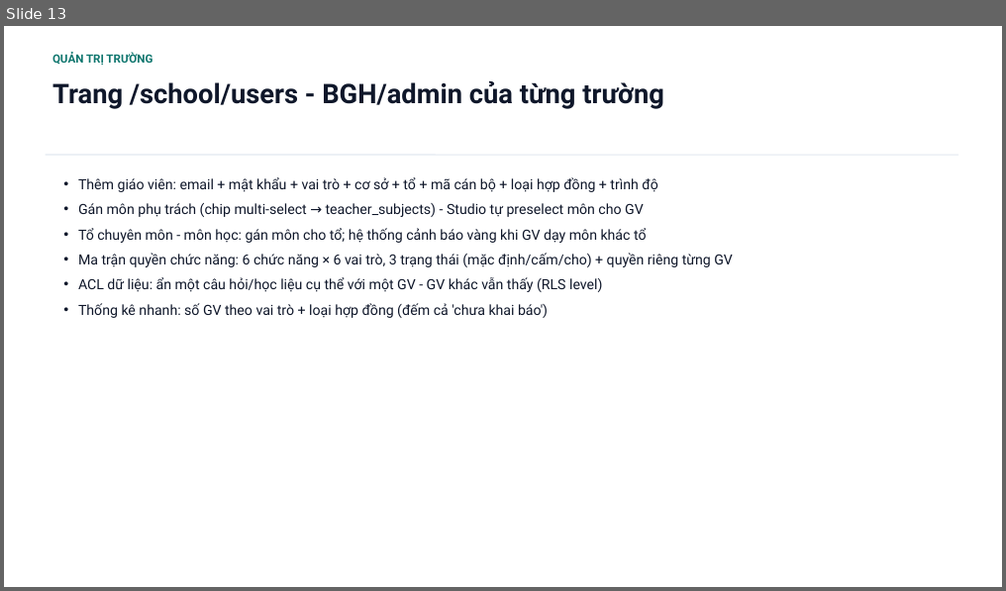
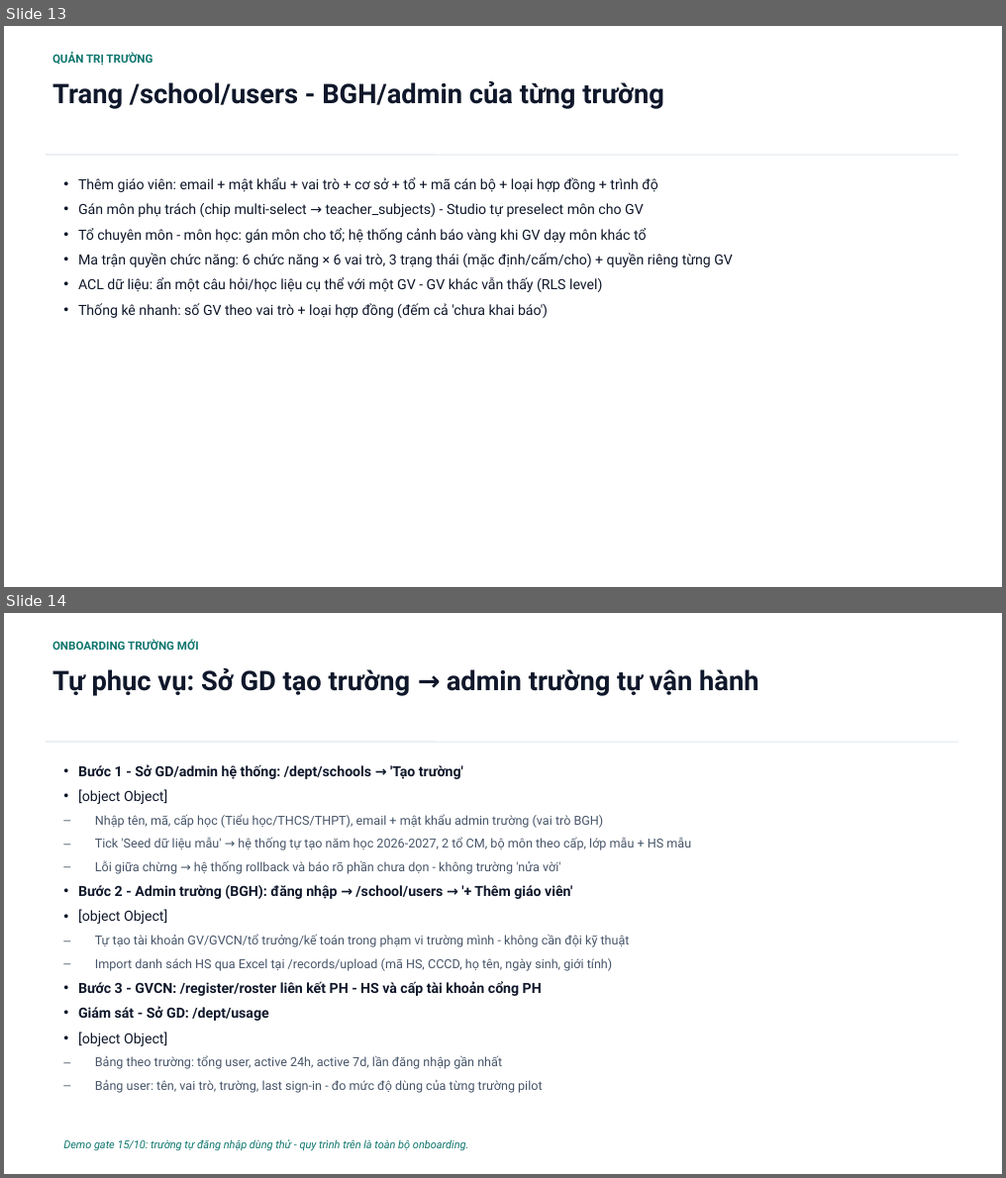
Before and after one commit to saintzzz/so-chu-nhiem-so, a slide deck: docs/handover/USER-GUIDE-vieschool.pptx. Shown one above the other, each under a label of ours: slide 13 before the commit, slides 13 and 14 after it. The pictures are 1006x591 and 1006x1178 pixels, drawn with LibreOffice and Linux fonts; fonts in the diff are those of the drawing. Boxes give left, top, right and bottom in pixels: in the first picture for what was removed or moved away, otherwise in the second. Text is boxed around its words. In the diff, an @@ line names an element or a change of style, - is before the commit and + after.

```diff
--- a/docs/handover/USER-GUIDE-vieschool.pptx
+++ b/docs/handover/USER-GUIDE-vieschool.pptx
@@ slide 14 added at [4,613,1002,1174], background #FFFFFF @@
@@ text added at [53,639,199,650], 11 pt, text #0F766E, bold @@
+ONBOARDING TRƯỜNG MỚI
@@ text added at [53,667,758,696], 26 pt, text #0F172A, bold @@
+Tự phục vụ: Sở GD tạo trường → admin trường tự vận hành
@@ line added from (46, 742) to (958, 742), #E2E8F0 1 pt @@
@@ text added at [78,764,691,1093], 12 pt, text #475569 @@
+• Bước 1 - Sở GD/admin hệ thống: /dept/schools → 'Tạo trường'
+• [object Object]
+– Nhập tên, mã, cấp học (Tiểu học/THCS/THPT), email + mật khẩu admin trường (vai trò BGH)
+– Tick 'Seed dữ liệu mẫu' → hệ thống tự tạo năm học 2026-2027, 2 tổ CM, bộ môn theo cấp, lớp mẫu + HS mẫu
+– Lỗi giữa chừng → hệ thống rollback và báo rõ phần chưa dọn - không trường 'nửa vời'
+• Bước 2 - Admin trường (BGH): đăng nhập → /school/users → '+ Thêm giáo viên'
+• [object Object]
+– Tự tạo tài khoản GV/GVCN/tổ trưởng/kế toán trong phạm vi trường mình - không cần đội kỹ thuật
+– Import danh sách HS qua Excel tại /records/upload (mã HS, CCCD, họ tên, ngày sinh, giới tính)
+• Bước 3 - GVCN: /register/roster liên kết PH - HS và cấp tài khoản cổng PH
+• Giám sát - Sở GD: /dept/usage
+• [object Object]
+– Bảng theo trường: tổng user, active 24h, active 7d, lần đăng nhập gần nhất
+– Bảng user: tên, vai trò, trường, last sign-in - đo mức độ dùng của từng trường pilot
@@ text added at [63,1140,468,1152], 10.5 pt, text #0F766E, italic @@
+Demo gate 15/10: trường tự đăng nhập dùng thử - quy trình trên là toàn bộ onboarding.
```
Also in this commit, not shown: 3 slides changed, 1 other file.
